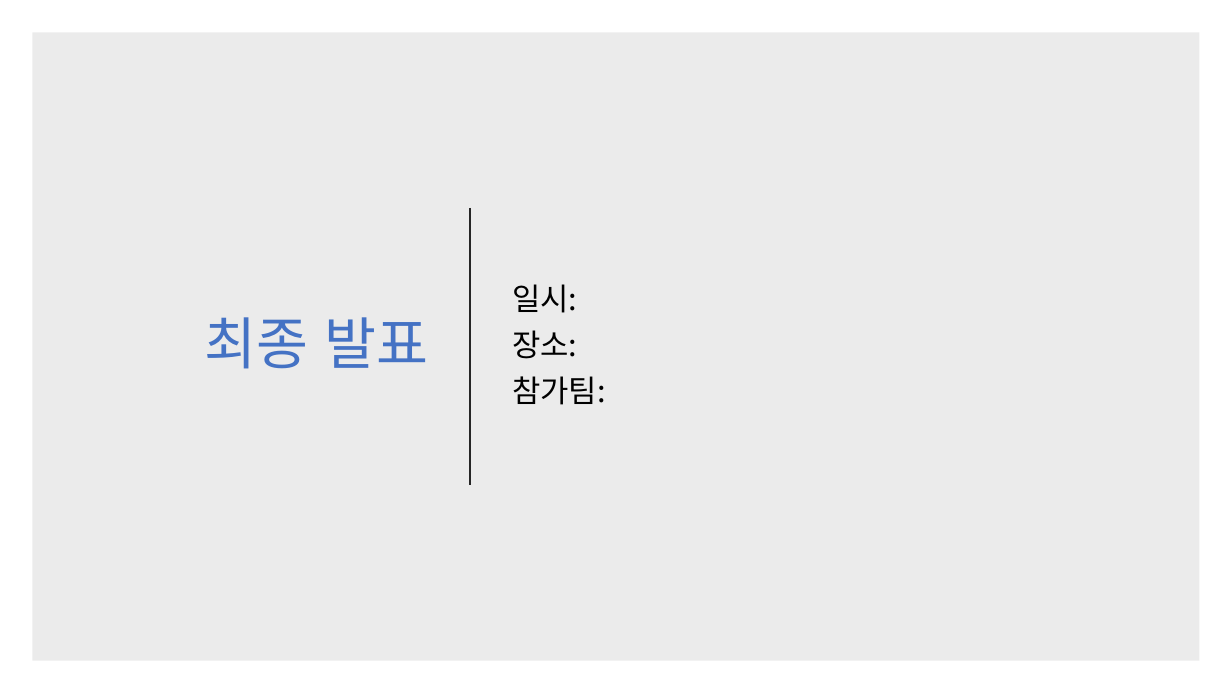
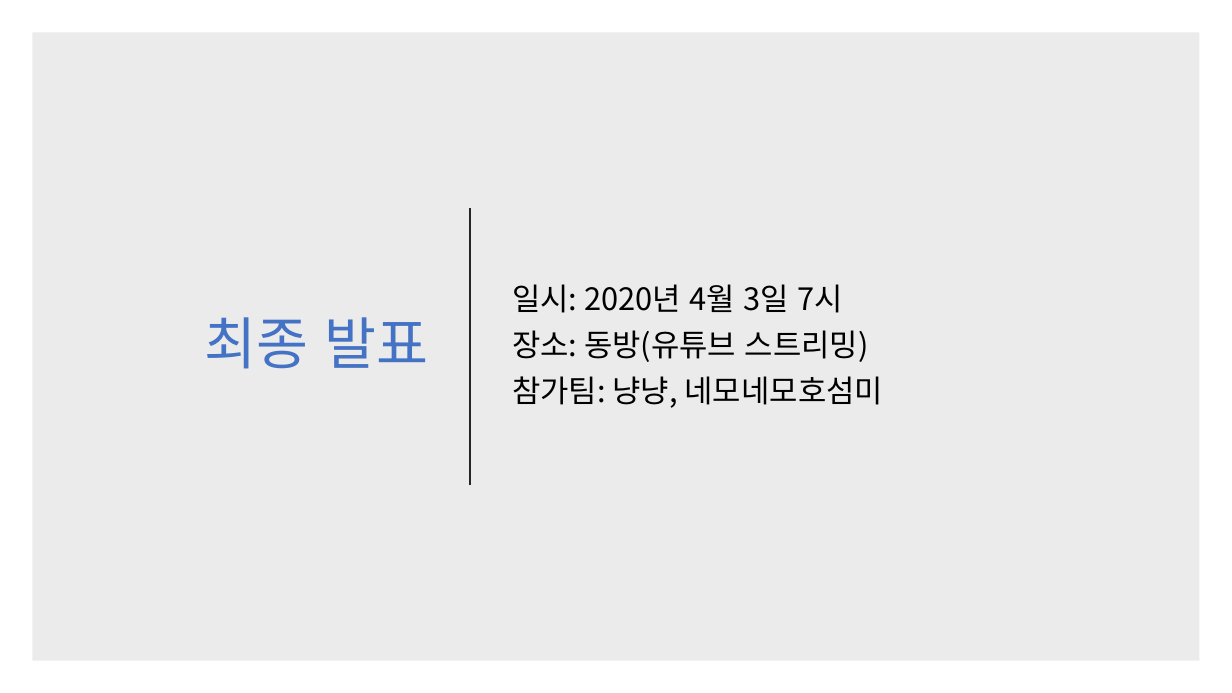
Before and after one commit to kjh99660/Study_powerpoint, a slide deck: slide 11 of 튜토리얼_프로젝트_최종발표.pptx. Drawn at 1232x693 pixels with LibreOffice and Linux fonts; fonts in the diff are those of the drawing. Boxes give left, top, right and bottom in pixels: in the first picture for what was removed or moved away, otherwise in the second. Text is boxed around its words. In the diff, an @@ line names an element or a change of style, - is before the commit and + after.

Commit message:
튜토리얼 프로젝트 최종 수정

```diff
--- a/튜토리얼_프로젝트_최종발표.pptx
+++ b/튜토리얼_프로젝트_최종발표.pptx
@@ text at bbox=[512, 284, 883, 408]: text changed @@
-일시:
-장소:
-참가팀:
+일시: 2020년 4월 3일 7시
+장소: 동방(유튜브 스트리밍)
+참가팀: 냥냥, 네모네모호섬미
```
Also in this commit, not shown: 4 other slides changed.
